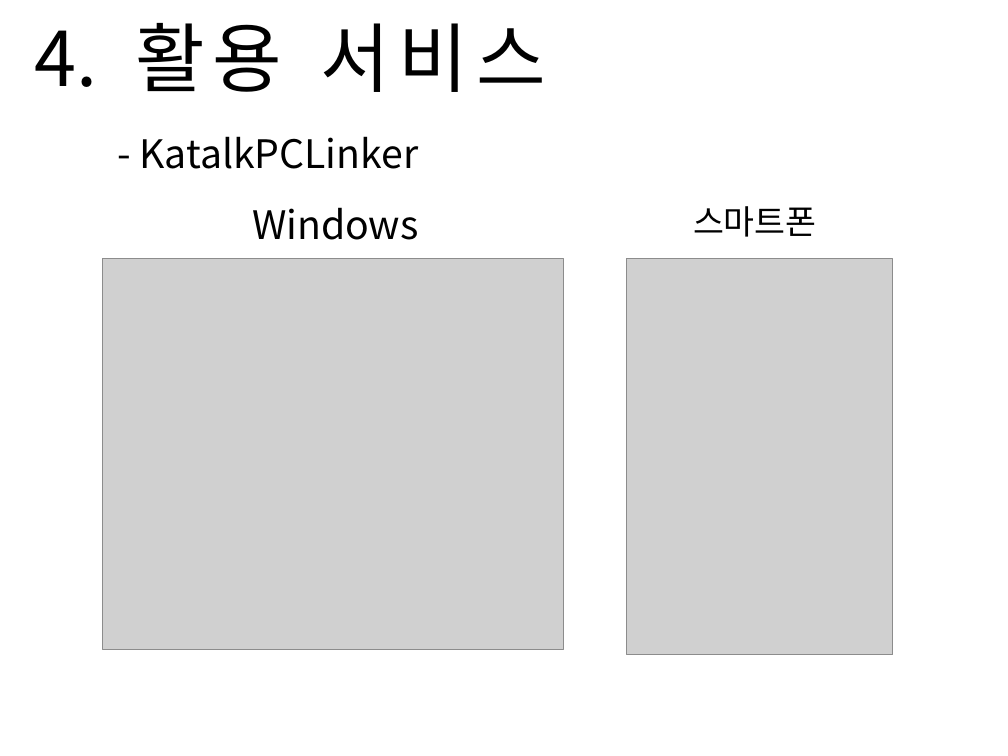
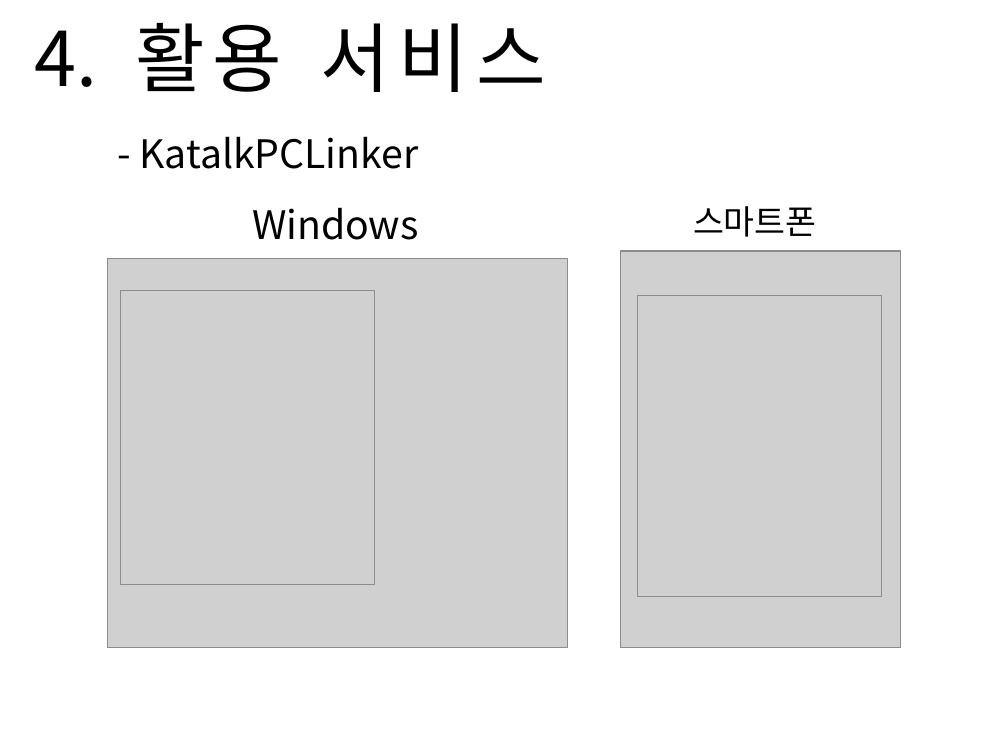
Before and after one commit to Sanghyun-Lee/Android-USB, a slide deck: slide 12 of Documents/presentation doc/Final Presentation/final-presentation.pptx. Drawn at 1008x756 pixels with LibreOffice and Linux fonts; fonts in the diff are those of the drawing; grey boxes stand for pictures; background and template pictures are left out. Boxes give left, top, right and bottom in pixels: in the first picture for what was removed or moved away, otherwise in the second. Text is boxed around its words. In the diff, an @@ line names an element or a change of style, - is before the commit and + after.

```diff
--- a/Documents/presentation doc/Final Presentation/final-presentation.pptx
+++ b/Documents/presentation doc/Final Presentation/final-presentation.pptx
@@ picture: place and size @@
-picture at <box>103,259,563,649</box>
+picture at <box>107,259,568,648</box>
@@ picture: place and size @@
-picture at <box>627,259,893,655</box>
+picture at <box>620,251,900,648</box>
@@ picture added at <box>121,290,375,584</box> @@
@@ picture added at <box>637,296,882,597</box> @@
```
Also in this commit, not shown: 3 other slides changed, 1 other file.
